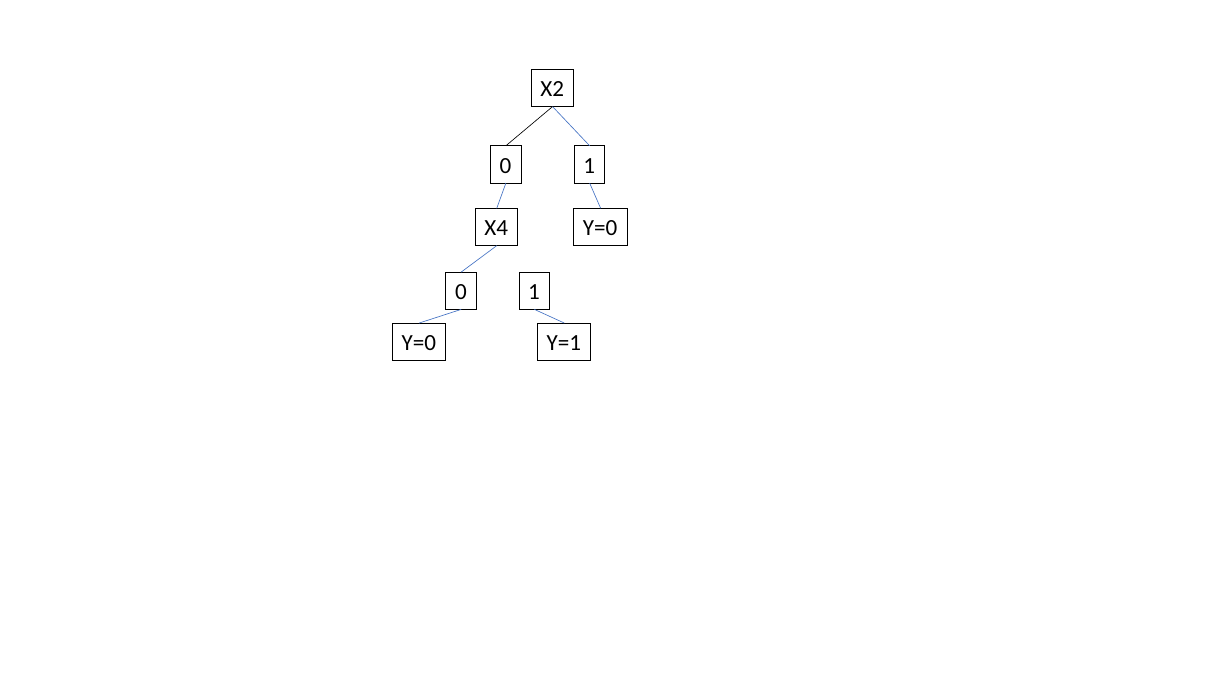
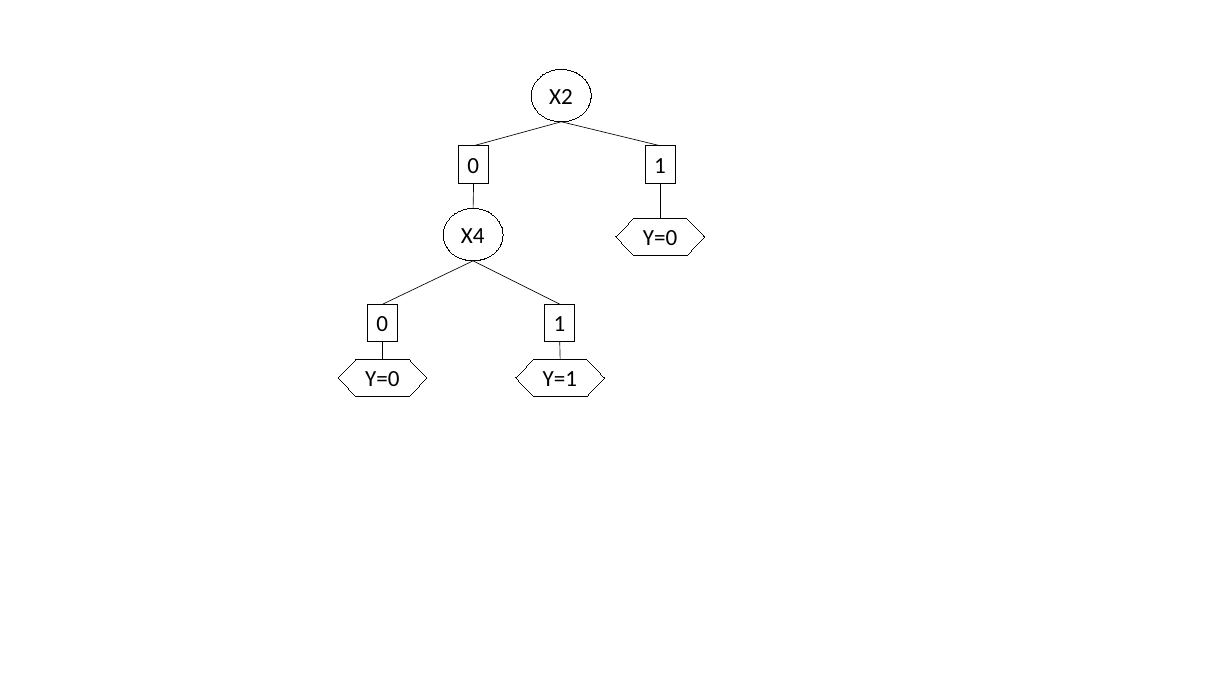
Before and after one commit to Paul-Wissler/cs-6350-hw1, a slide deck: slide 1 of ImagesEtc/Q1-Decision-Tree.pptx. Drawn at 1232x693 pixels with LibreOffice and Linux fonts; fonts in the diff are those of the drawing. Boxes give left, top, right and bottom in pixels: in the first picture for what was removed or moved away, otherwise in the second. Text is boxed around its words. In the diff, an @@ line names an element or a change of style, - is before the commit and + after.

```diff
--- a/ImagesEtc/Q1-Decision-Tree.pptx
+++ b/ImagesEtc/Q1-Decision-Tree.pptx
@@ ellipse "X2": place and size @@
-ellipse "X2" at (531, 69, 574, 106)
+ellipse "X2" at (531, 69, 592, 122)
@@ ellipse "X2" at (531, 69, 592, 122): rectangle to ellipse @@
@@ rectangle "0": place and size @@
-rectangle "0" at (491, 146, 521, 183)
+rectangle "0" at (458, 146, 489, 183)
@@ line moved from (553, 106) - (506, 146) to (561, 122) - (474, 146) @@
@@ line moved from (553, 106) - (590, 146) to (561, 122) - (661, 146) @@
@@ line (561, 122) - (661, 146): stroke #4472C4 0.5 pt to #000000 0.5 pt @@
@@ rectangle "1": place and size @@
-rectangle "1" at (575, 146, 605, 183)
+rectangle "1" at (645, 146, 676, 183)
@@ ellipse "X4" at (444, 208, 504, 261): rectangle to ellipse @@
@@ ellipse "X4": place and size @@
-ellipse "X4" at (476, 208, 518, 245)
+ellipse "X4" at (444, 208, 504, 261)
@@ line moved from (506, 183) - (497, 208) to (474, 183) - (473, 208) @@
@@ line (474, 183) - (473, 208): stroke #4472C4 0.5 pt to #000000 0.5 pt @@
@@ line moved from (590, 183) - (601, 208) to (661, 183) - (661, 218) @@
@@ line (661, 183) - (661, 218): stroke #4472C4 0.5 pt to #000000 0.5 pt @@
@@ flow chart preparation "Y=0": place and size @@
-flow chart preparation "Y=0" at (574, 208, 628, 245)
+flow chart preparation "Y=0" at (616, 218, 705, 255)
@@ line moved from (497, 246) - (461, 272) to (473, 261) - (383, 304) @@
@@ line (473, 261) - (383, 304): stroke #4472C4 0.5 pt to #000000 0.5 pt @@
@@ line added from (473, 261) to (560, 304), #000000 0.5 pt @@
@@ rectangle "0": place and size @@
-rectangle "0" at (446, 272, 477, 309)
+rectangle "0" at (368, 304, 398, 341)
@@ rectangle "1": place and size @@
-rectangle "1" at (519, 272, 550, 309)
+rectangle "1" at (544, 304, 575, 341)
@@ line moved from (461, 310) - (420, 323) to (383, 342) - (383, 360) @@
@@ line (383, 342) - (383, 360): stroke #4472C4 0.5 pt to #000000 0.5 pt @@
@@ line moved from (534, 310) - (565, 323) to (560, 342) - (560, 360) @@
@@ line (560, 342) - (560, 360): stroke #4472C4 0.5 pt to #000000 0.5 pt @@
@@ rectangle to flow chart preparation in 3 elements at (516, 360, 604, 396), (616, 218, 705, 255), (338, 360, 427, 396) @@
@@ flow chart preparation "Y=0": place and size @@
-flow chart preparation "Y=0" at (393, 323, 446, 360)
+flow chart preparation "Y=0" at (338, 360, 427, 396)
@@ flow chart preparation "Y=1": place and size @@
-flow chart preparation "Y=1" at (538, 323, 592, 360)
+flow chart preparation "Y=1" at (516, 360, 604, 396)
```
Also in this commit, not shown: 1 slide added, 9 other files.
